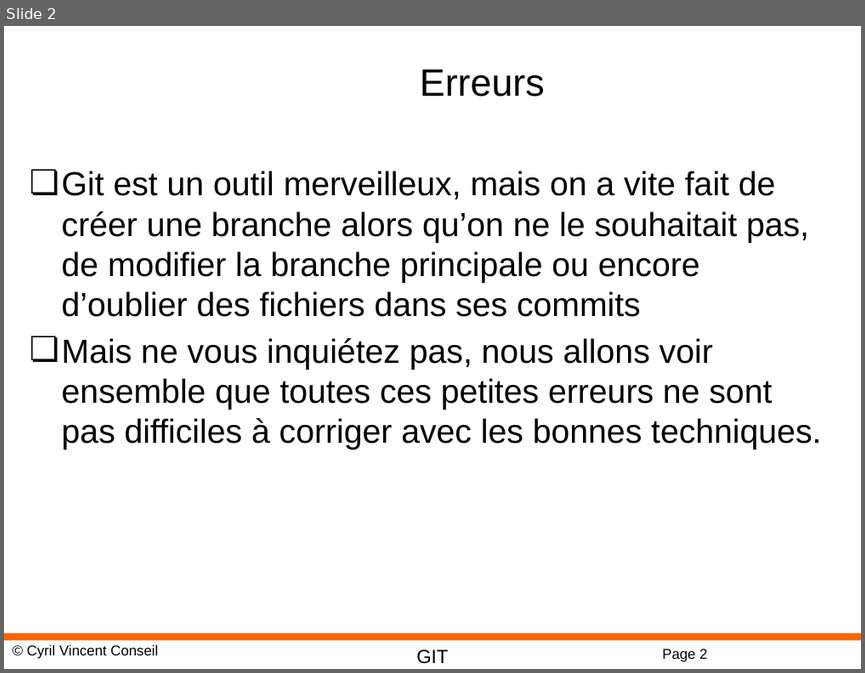
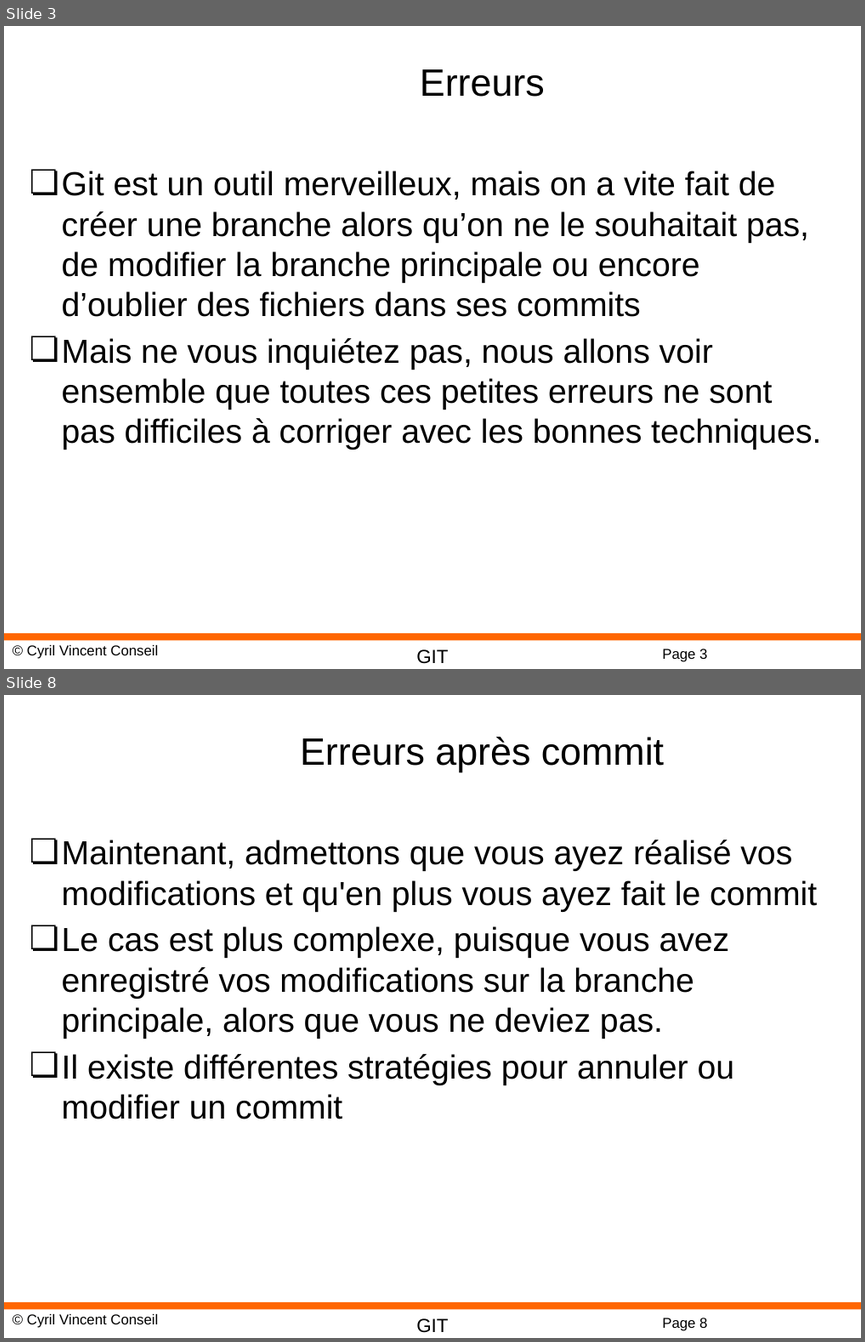
Before and after one commit to cyrilvincent/git, a slide deck: ppt/GIT05-Conflicts.pptx. Shown one above the other, each under a label of ours: slide 2 before the commit, slides 3 and 8 after it; the slides between them are not shown. The pictures are 865x673 and 865x1342 pixels, drawn with LibreOffice and Linux fonts; fonts in the diff are those of the drawing; background and template pictures are left out. Boxes give left, top, right and bottom in pixels: in the first picture for what was removed or moved away, otherwise in the second. Text is boxed around its words. In the diff, an @@ line names an element or a change of style, - is before the commit and + after.

Commit message:
branch test

```diff
--- a/ppt/GIT05-Conflicts.pptx
+++ b/ppt/GIT05-Conflicts.pptx
@@ slide 8 added at [4, 695, 861, 1338], background #FFFFFF; not listed: 4 template elements that a slide beside it also shows @@
@@ title added at [300, 737, 664, 772], 32 pt, text #000000 @@
+Erreurs après commit
@@ text added at [62, 839, 817, 1119], 28 pt, text #000000 @@
+❏ Maintenant, admettons que vous ayez réalisé vos modifications et qu'en plus vous ayez fait le commit
+❏ Le cas est plus complexe, puisque vous avez enregistré vos modifications sur la branche principale, alors que vous ne deviez pas.
+❏ Il existe différentes stratégies pour annuler ou modifier un commit
@@ what was slide 2 is now slide 3 @@
@@ page number at [662, 648, 707, 662]: text changed @@
-Page 2
+Page 3
```
Also in this commit, not shown: 9 other slides added, 3 other files.
